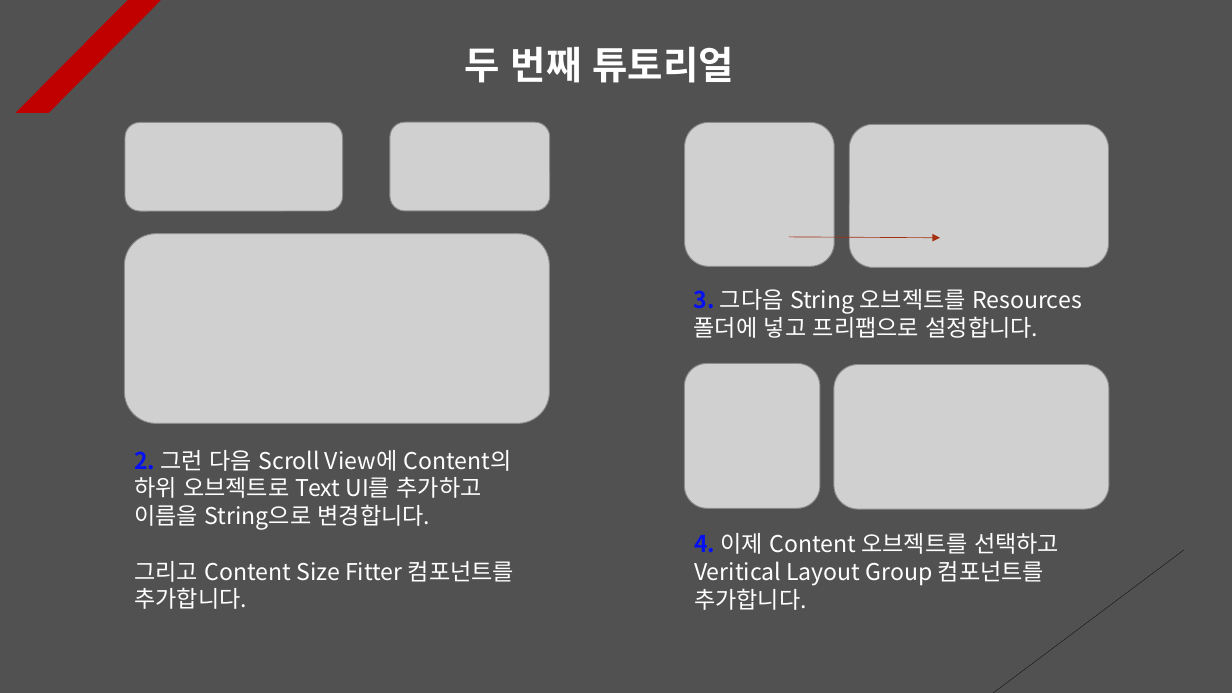
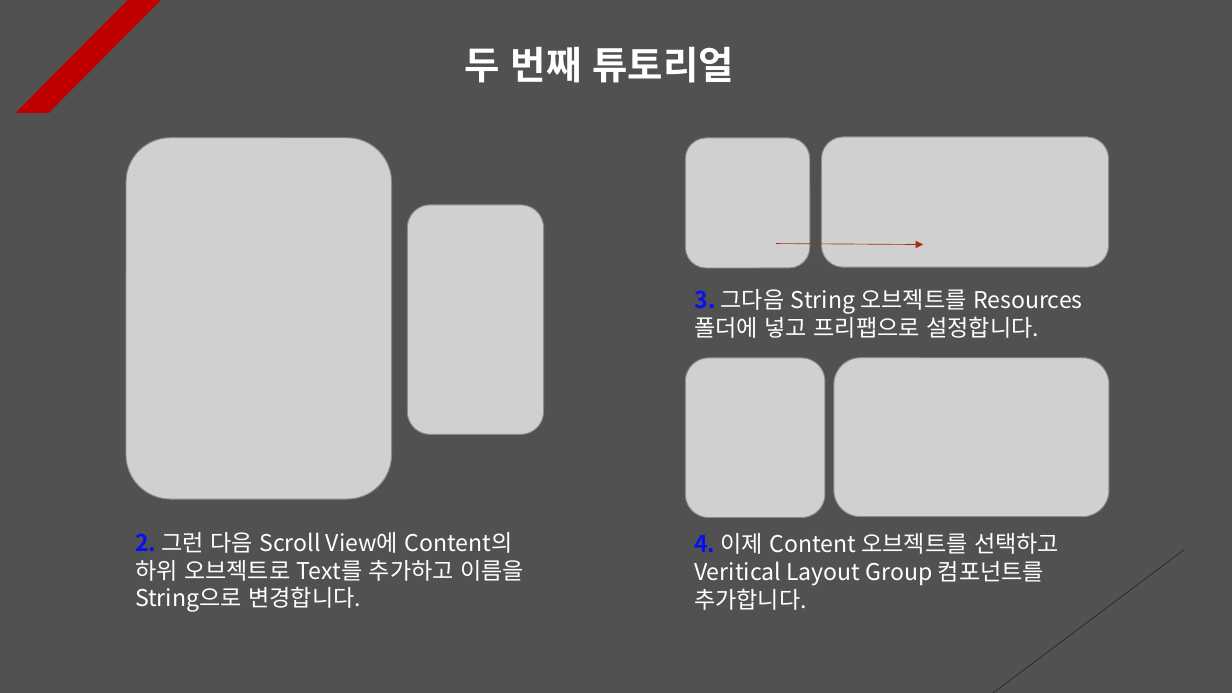
Before and after one commit to Unity2033/3D-UnityEngine, a slide deck: slide 3 of Assets/Class/Photon Server/PPT Data/Photon RPC.pptx. Drawn at 1232x693 pixels with LibreOffice and Linux fonts; fonts in the diff are those of the drawing; grey boxes stand for pictures. Boxes give left, top, right and bottom in pixels: in the first picture for what was removed or moved away, otherwise in the second. Text is boxed around its words. In the diff, an @@ line names an element or a change of style, - is before the commit and + after.

```diff
--- a/Assets/Class/Photon Server/PPT Data/Photon RPC.pptx
+++ b/Assets/Class/Photon Server/PPT Data/Photon RPC.pptx
@@ picture removed at (x1=125, y1=122, x2=342, y2=211) @@
@@ picture added at (x1=126, y1=138, x2=391, y2=499) @@
@@ picture removed at (x1=390, y1=122, x2=550, y2=211) @@
@@ picture resized from (x1=685, y1=122, x2=835, y2=266) to (x1=686, y1=138, x2=811, y2=268) @@
@@ picture resized from (x1=849, y1=125, x2=1109, y2=268) to (x1=822, y1=137, x2=1109, y2=267) @@
@@ picture added at (x1=408, y1=205, x2=543, y2=434) @@
@@ picture removed at (x1=125, y1=234, x2=550, y2=423) @@
@@ arrow moved from (789, 237) - (940, 238) to (776, 244) - (923, 245) @@
@@ picture resized from (x1=685, y1=363, x2=821, y2=508) to (x1=686, y1=358, x2=825, y2=518) @@
@@ picture resized from (x1=835, y1=365, x2=1110, y2=509) to (x1=835, y1=358, x2=1110, y2=517) @@
@@ text at (x1=135, y1=532, x2=524, y2=612): text changed @@
-2. 그런 다음 Scroll View에 Content의 하위 오브젝트로 Text UI를 추가하고 이름을 String으로 변경합니다.
-그리고 Content Size Fitter 컴포넌트를 추가합니다.
+2. 그런 다음 Scroll View에 Content의 하위 오브젝트로 Text를 추가하고 이름을 String으로 변경합니다.
```
Also in this commit, not shown: 7 other slides changed, 7 slides added, 8 other files.
